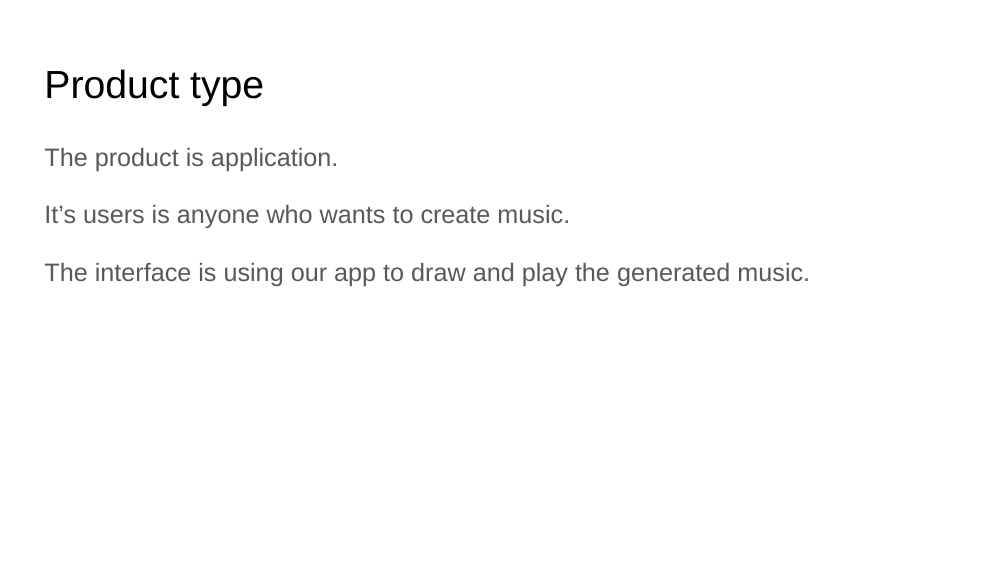
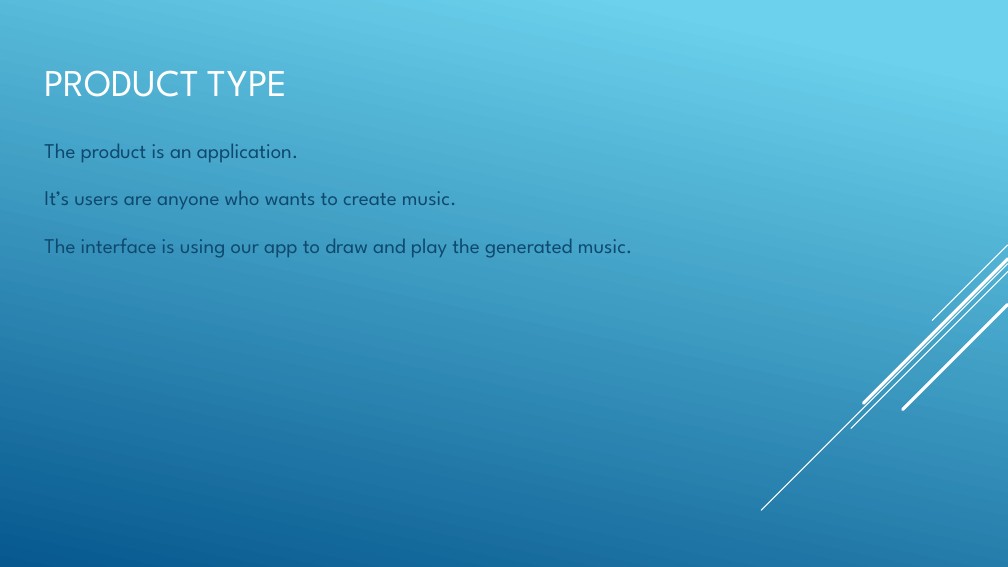
Before and after one commit to anatbal/musical_public, a slide deck: slide 4 of presentation/Paintable Harmony.pptx. Drawn at 1008x567 pixels with LibreOffice and Linux fonts; fonts in the diff are those of the drawing. Boxes give left, top, right and bottom in pixels: in the first picture for what was removed or moved away, otherwise in the second. Text is boxed around its words. In the diff, an @@ line names an element or a change of style, - is before the commit and + after.

```diff
--- a/presentation/Paintable Harmony.pptx
+++ b/presentation/Paintable Harmony.pptx
@@ background #FFFFFF to gradient #6ED2EB to #06588E @@
@@ title at [44, 70, 287, 97]: text changed; size 28 to 27 pt; font Arial to League Spartan; text colour #000000 to #FFFFFF @@
-Product type
+PRODUCT TYPE
@@ text at [44, 143, 457, 209]: text changed; size 18 to 15 pt; font Arial to League Spartan; text colour #595959 to #0F496F @@
-The product is application.
-It’s users is anyone who wants to create music.
+The product is an application.
+It’s users are anyone who wants to create music.
@@ text at [44, 238, 633, 258]: size 18 to 15 pt, font Arial to League Spartan, text colour #595959 to #0F496F in "The interface is using our app to ..."; line spacing 1.15 to 1 @@
@@ group added at [761, 245, 1008, 510]: 5 lines @@
```
Also in this commit, not shown: 9 other slides changed, 1 slide added.
